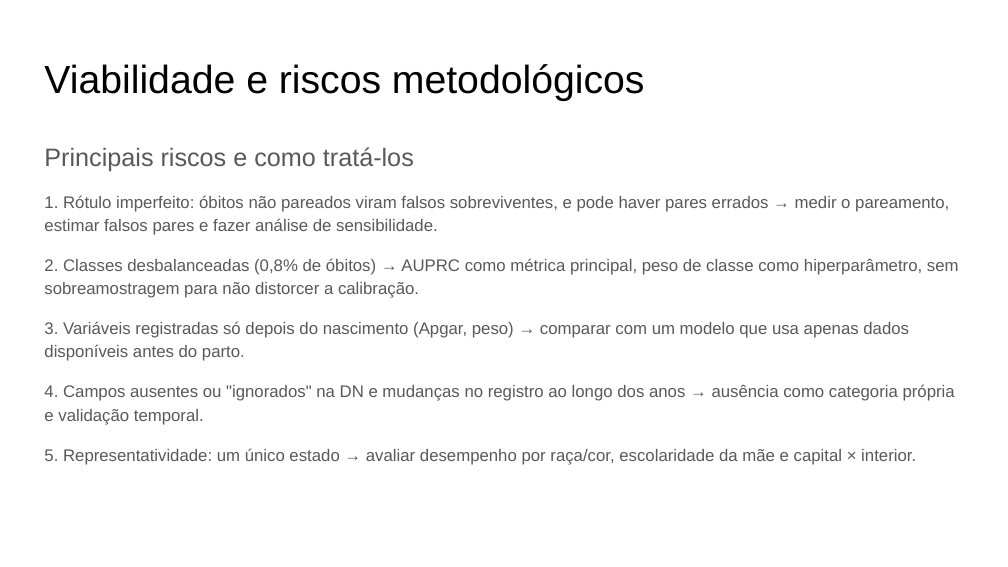
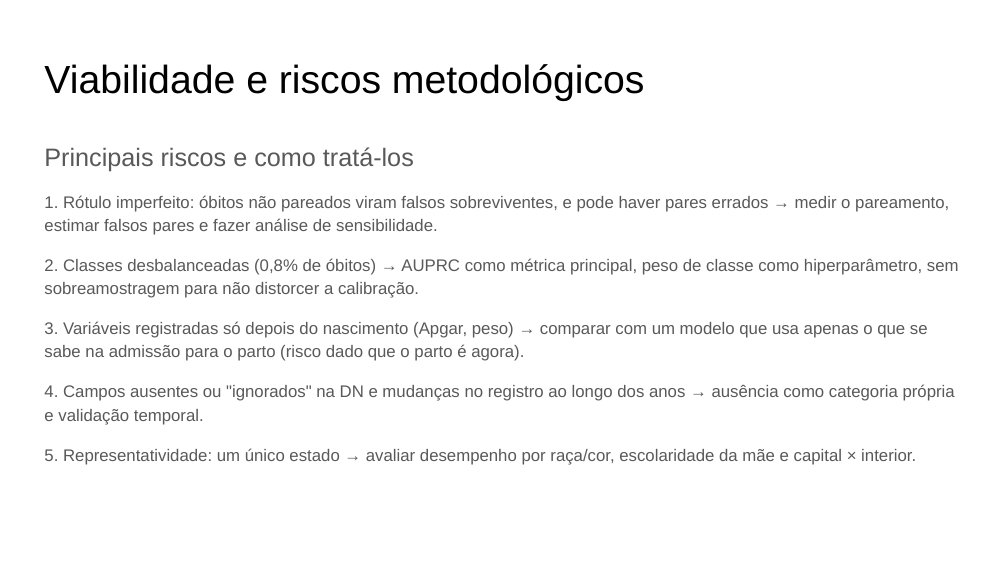
Before and after one commit to CledsonSilvaAraujo/mortalidade-neonatal-rj, a slide deck: slide 5 of slides/apresentacao_tema.odp. Drawn at 1008x567 pixels with LibreOffice and Linux fonts; fonts in the diff are those of the drawing. Boxes give left, top, right and bottom in pixels: in the first picture for what was removed or moved away, otherwise in the second. Text is boxed around its words. In the diff, an @@ line names an element or a change of style, - is before the commit and + after.

```diff
--- a/slides/apresentacao_tema.odp
+++ b/slides/apresentacao_tema.odp
@@ text at (44, 321, 928, 361): text changed @@
-3. Variáveis registradas só depois do nascimento (Apgar, peso) → comparar com um modelo que usa apenas dados disponíveis antes do parto.
+3. Variáveis registradas só depois do nascimento (Apgar, peso) → comparar com um modelo que usa apenas o que se sabe na admissão para o parto (risco dado que o parto é agora).
```
Also in this commit, not shown: 1 other slide changed, 23 other files.
